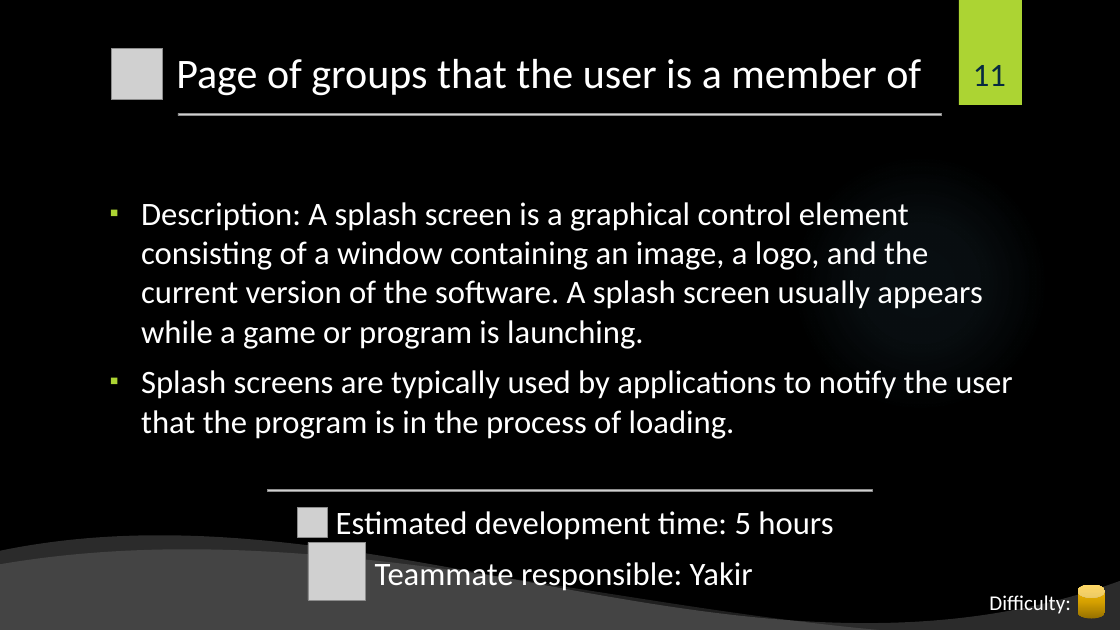
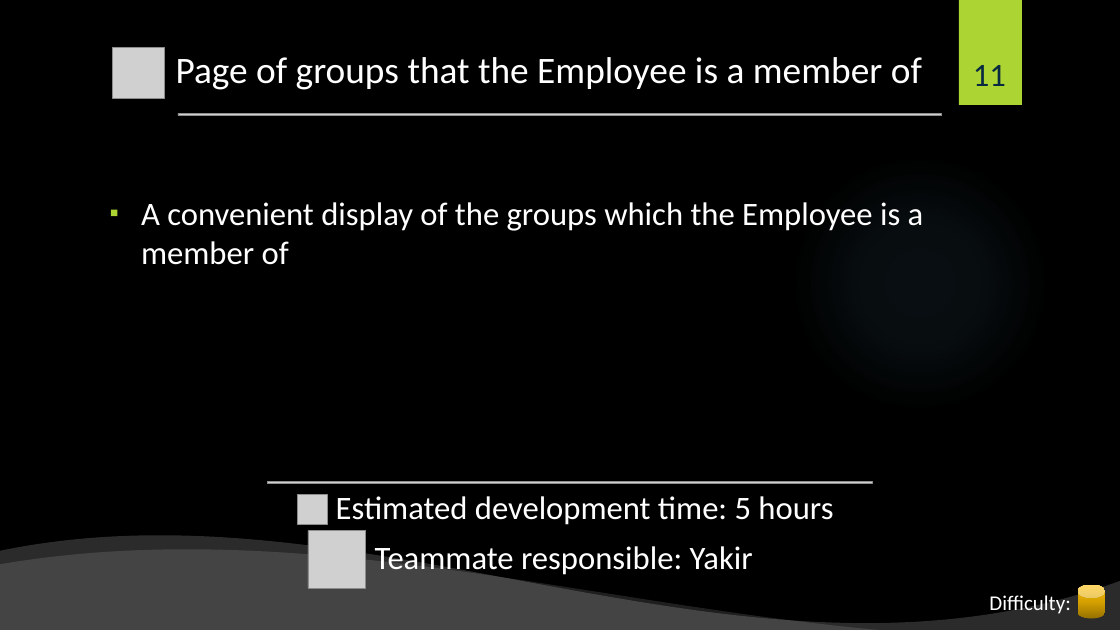
Before and after one commit to shiftlyapp/Shiftly, a slide deck: slide 11 of Backlog.pptx. Drawn at 1120x630 pixels with LibreOffice and Linux fonts; fonts in the diff are those of the drawing; grey boxes stand for pictures; background and template pictures are left out. Boxes give left, top, right and bottom in pixels: in the first picture for what was removed or moved away, otherwise in the second. Text is boxed around its words. In the diff, an @@ line names an element or a change of style, - is before the commit and + after.

```diff
--- a/Backlog.pptx
+++ b/Backlog.pptx
@@ title at (x1=176, y1=57, x2=922, y2=90): text changed; size 36 to 32 pt @@
-Page of groups that the user is a member of
+Page of groups that the Employee is a member of
@@ text at (x1=141, y1=202, x2=924, y2=265): text changed @@
-▪ Description: A splash screen is a graphical control element consisting of a window containing an image, a logo, and the current version of the software. A splash screen usually appears while a game or program is launching.
-▪ Splash screens are typically used by applications to notify the user that the program is in the process of loading.
+▪ A convenient display of the groups which the Employee is a member of
@@ picture moved from (x1=267, y1=490, x2=872, y2=492) to (x1=267, y1=481, x2=872, y2=483) @@
@@ picture moved from (x1=297, y1=507, x2=328, y2=538) to (x1=297, y1=495, x2=328, y2=525) @@
@@ picture moved from (x1=308, y1=543, x2=366, y2=601) to (x1=308, y1=530, x2=366, y2=588) @@
```
Also in this commit, not shown: 11 other slides changed, 1 slide added.
